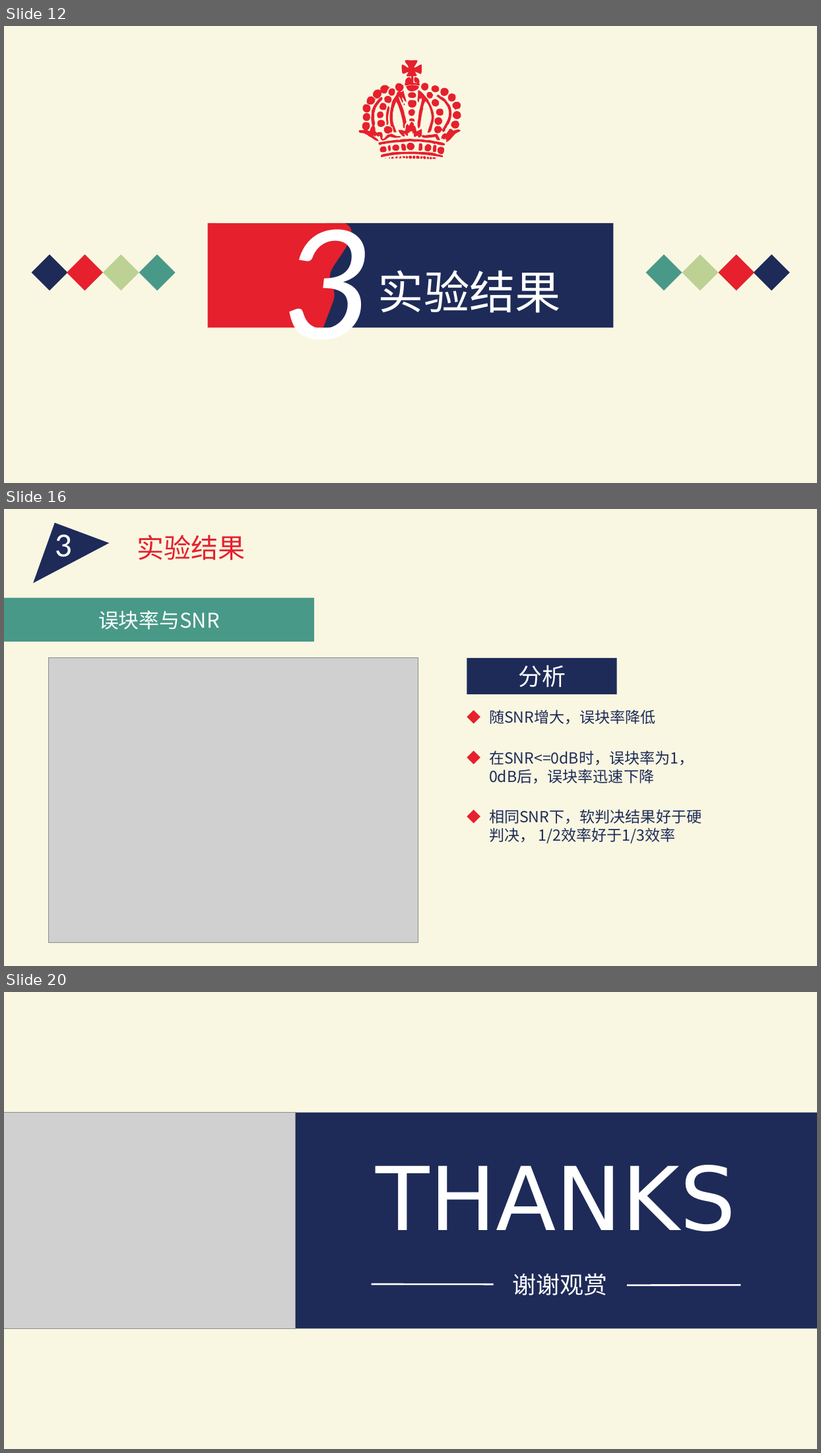
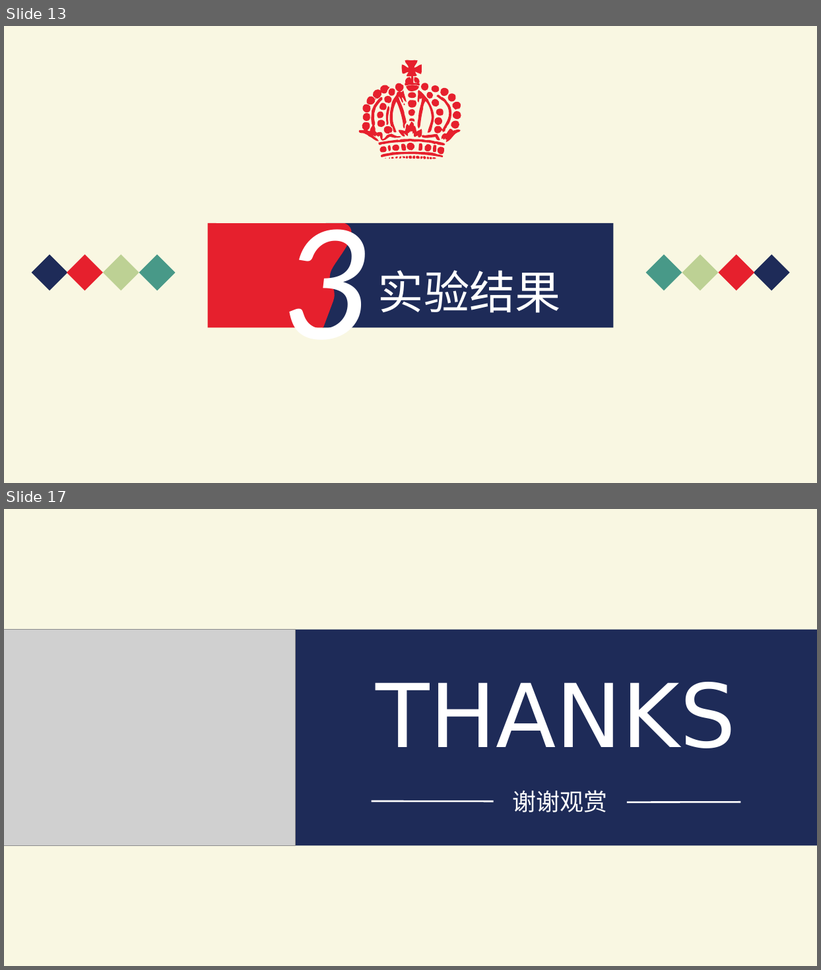
Before and after one commit to IntroductionOfCoding2015/encryption, a slide deck: PPT.pptx. Shown one above the other, each under a label of ours: slides 12, 16 and 20 before the commit, slides 13 and 17 after it; the slides between them are not shown. The pictures are 821x1453 and 821x970 pixels, drawn with LibreOffice and Linux fonts; fonts in the diff are those of the drawing; grey boxes stand for pictures. Boxes give left, top, right and bottom in pixels: in the first picture for what was removed or moved away, otherwise in the second. Text is boxed around its words. In the diff, an @@ line names an element or a change of style, - is before the commit and + after.

```diff
--- a/PPT.pptx
+++ b/PPT.pptx
@@ slide 16 removed at (x1=4, y1=509, x2=817, y2=966), background #F9F7E2 @@
@@ freeform shape removed at (x1=25, y1=516, x2=109, y2=606) @@
@@ text removed at (x1=55, y1=528, x2=72, y2=564) @@
-3
@@ text removed at (x1=137, y1=535, x2=246, y2=560) @@
-实验结果
@@ rectangle removed at (x1=4, y1=598, x2=314, y2=642) @@
-误块率与SNR
@@ picture removed at (x1=48, y1=658, x2=418, y2=943) @@
@@ rectangle removed at (x1=467, y1=658, x2=617, y2=694) @@
-分析
@@ diamond removed at (x1=467, y1=710, x2=481, y2=723) @@
@@ text removed at (x1=489, y1=710, x2=656, y2=725) @@
-随SNR增大，误块率降低
@@ diamond removed at (x1=467, y1=751, x2=481, y2=764) @@
@@ text removed at (x1=489, y1=751, x2=694, y2=784) @@
-在SNR<=0dB时，误块率为1，0dB后，误块率迅速下降
@@ diamond removed at (x1=467, y1=811, x2=481, y2=824) @@
@@ text removed at (x1=489, y1=809, x2=702, y2=844) @@
-相同SNR下，软判决结果好于硬判决， 1/2效率好于1/3效率
@@ what was slide 12 is now slide 13 @@
@@ what was slide 20 is now slide 17 @@
```
Also in this commit, not shown: 9 slides changed, 2 slides added, 4 other slides removed, 1 other file.
